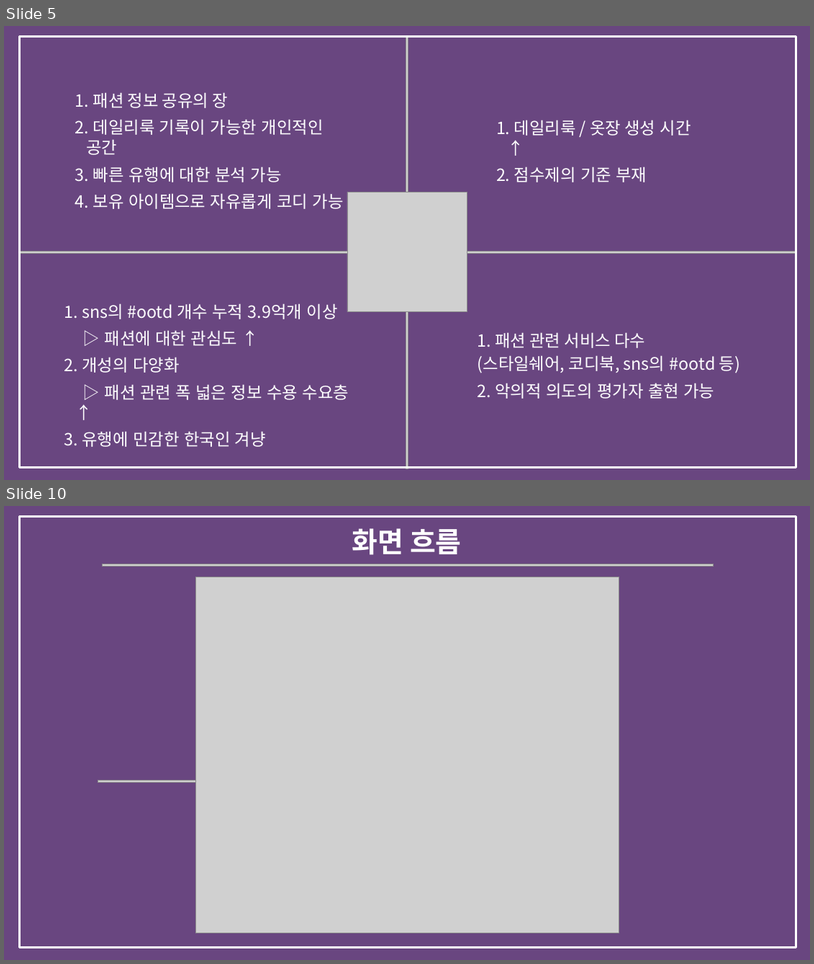
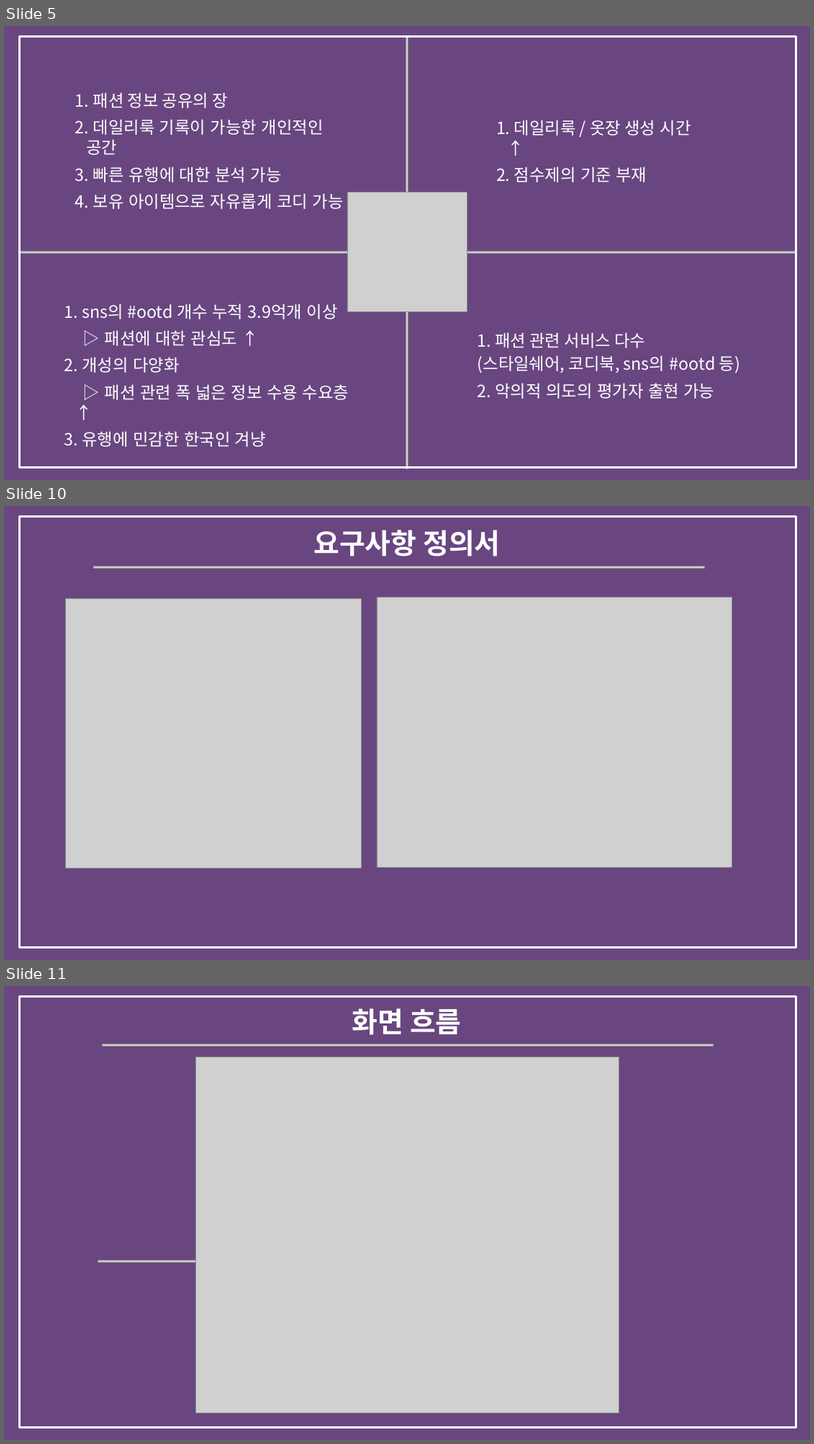
Before and after one commit to bitnarii/YMPM, a slide deck: 기획서/5조 Fit-back.pptx. Shown one above the other, each under a label of ours: slides 5 and 10 before the commit, slides 5, 10 and 11 after it; the slides between them are not shown. The pictures are 814x964 and 814x1444 pixels, drawn with LibreOffice and Linux fonts; fonts in the diff are those of the drawing; grey boxes stand for pictures. Boxes give left, top, right and bottom in pixels: in the first picture for what was removed or moved away, otherwise in the second. Text is boxed around its words. In the diff, an @@ line names an element or a change of style, - is before the commit and + after.

```diff
--- a/기획서/5조 Fit-back.pptx
+++ b/기획서/5조 Fit-back.pptx
@@ slide 10 added at bbox=[4, 506, 810, 960], background #694680 @@
@@ rectangle added at bbox=[19, 517, 796, 950], outline #694680 4.5 pt @@
@@ rectangle added at bbox=[19, 517, 796, 947], outline #FFFFFF 4.5 pt @@
@@ text added at bbox=[314, 530, 500, 556], 50 pt, text #FFFFFF, bold @@
+요구사항 정의서
@@ picture added at bbox=[93, 566, 705, 568] @@
@@ picture added at bbox=[66, 598, 361, 868] @@
@@ picture added at bbox=[377, 597, 732, 867] @@
@@ what was slide 10 is now slide 11 @@
```
Also in this commit, not shown: 3 slides changed, 5 other slides added, 1 slide removed.
